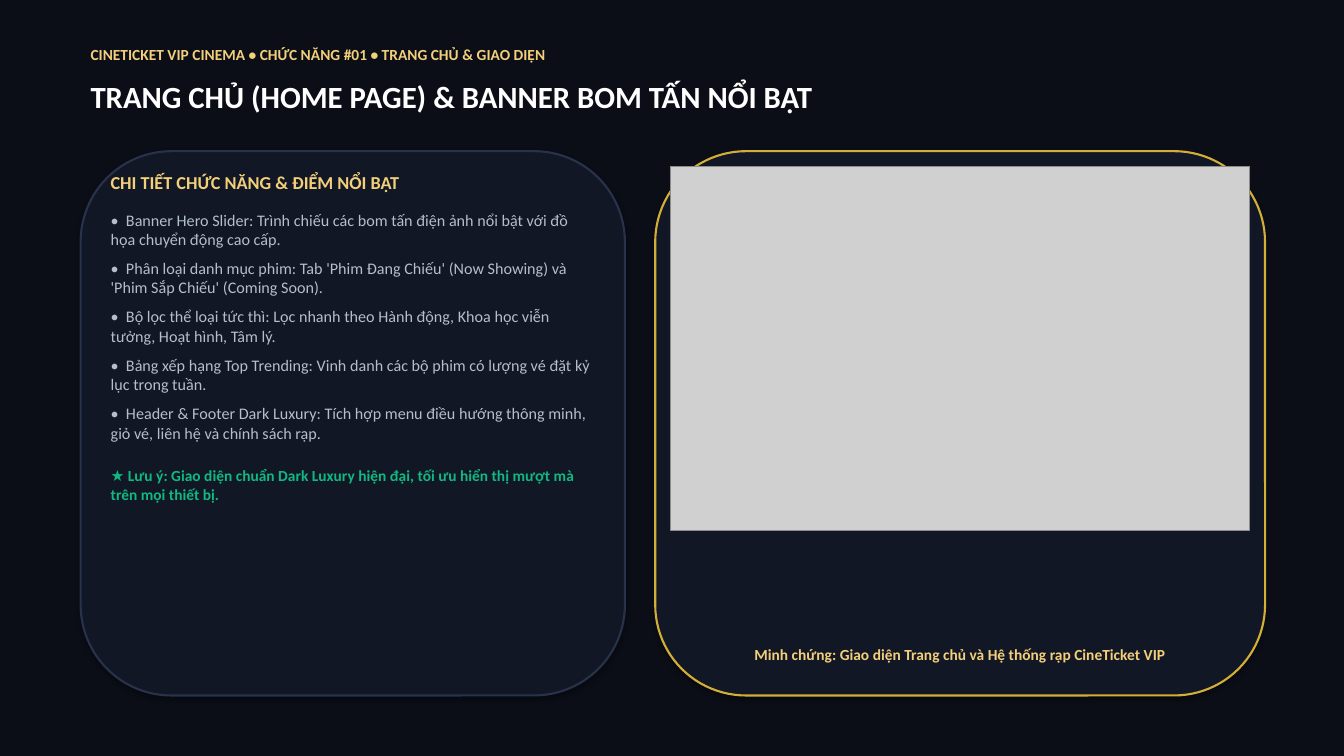
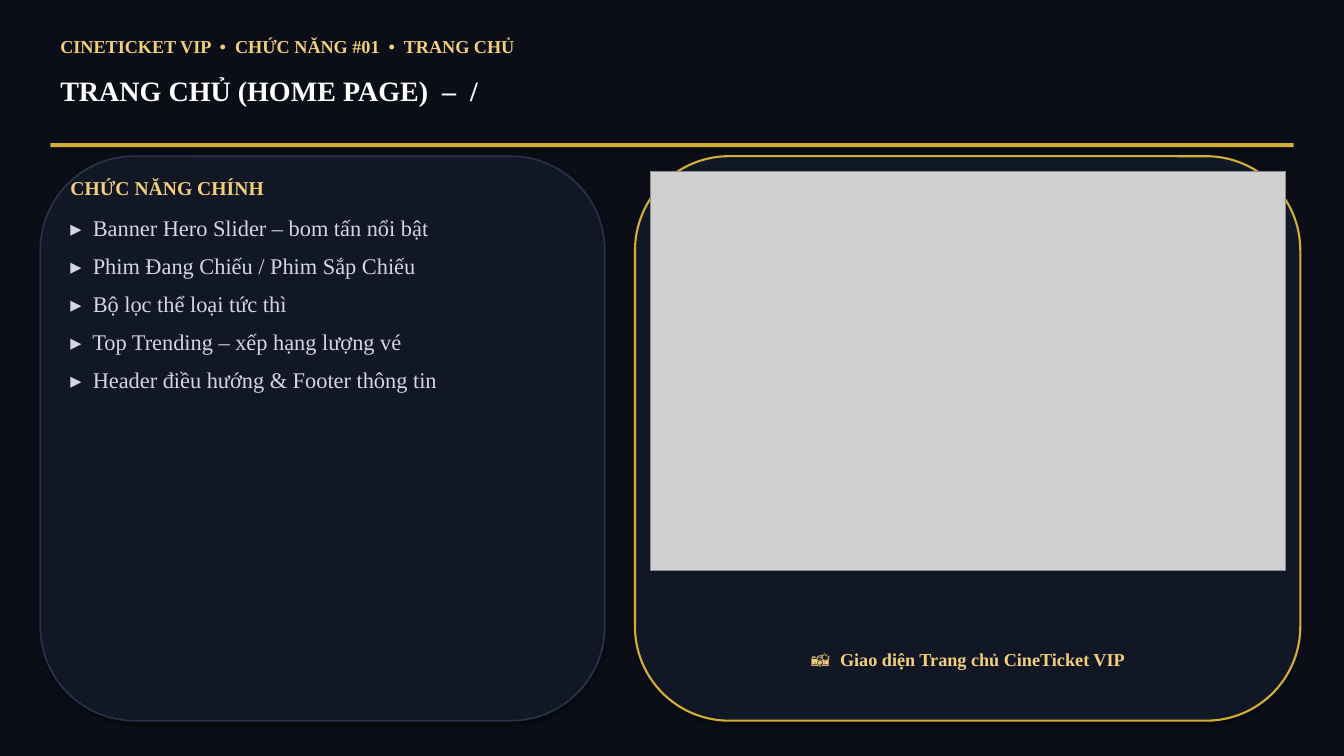
Before and after one commit to hathao109207-oss/hathao, a slide deck: slide 2 of BaoCao_ChucNang_CineTicket.pptx. Drawn at 1344x756 pixels with LibreOffice and Linux fonts; fonts in the diff are those of the drawing; grey boxes stand for pictures. Boxes give left, top, right and bottom in pixels: in the first picture for what was removed or moved away, otherwise in the second. Text is boxed around its words. In the diff, an @@ line names an element or a change of style, - is before the commit and + after.

Commit message:
style(pptx): font Times New Roman 16, noi dung rut gon theo tu khoa

```diff
--- a/BaoCao_ChucNang_CineTicket.pptx
+++ b/BaoCao_ChucNang_CineTicket.pptx
@@ text at (x1=60, y1=39, x2=514, y2=54): text changed; size 11 to 13 pt; font Calibri to Times New Roman @@
-CINETICKET VIP CINEMA • CHỨC NĂNG #01 • TRANG CHỦ & GIAO DIỆN
+CINETICKET VIP • CHỨC NĂNG #01 • TRANG CHỦ
@@ text at (x1=60, y1=80, x2=428, y2=107): text changed; size 22 to 20 pt; font Calibri to Times New Roman @@
-TRANG CHỦ (HOME PAGE) & BANNER BOM TẤN NỔI BẬT
+TRANG CHỦ (HOME PAGE) – /
@@ rectangle added at (x1=50, y1=143, x2=1294, y2=147), fill #D4AF37 @@
@@ rounded rectangle resized from (x1=81, y1=151, x2=625, y2=696) to (x1=40, y1=156, x2=605, y2=721) @@
@@ rounded rectangle at (x1=40, y1=156, x2=605, y2=721): outline #28324B 1.5 pt to #28324B 1.2 pt @@
@@ rounded rectangle resized from (x1=655, y1=151, x2=1265, y2=696) to (x1=635, y1=156, x2=1301, y2=721) @@
@@ picture resized from (x1=670, y1=166, x2=1250, y2=530) to (x1=650, y1=171, x2=1286, y2=571) @@
@@ text at (x1=70, y1=180, x2=437, y2=393): text changed; size 11.5 to 16 pt; font Calibri to Times New Roman; text colour #B4BECD to #D2D7E1 @@
-CHI TIẾT CHỨC NĂNG & ĐIỂM NỔI BẬT
-• Banner Hero Slider: Trình chiếu các bom tấn điện ảnh nổi bật với đồ họa chuyển động cao cấp.
-• Phân loại danh mục phim: Tab 'Phim Đang Chiếu' (Now Showing) và 'Phim Sắp Chiếu' (Coming Soon).
-• Bộ lọc thể loại tức thì: Lọc nhanh theo Hành động, Khoa học viễn tưởng, Hoạt hình, Tâm lý.
-• Bảng xếp hạng Top Trending: Vinh danh các bộ phim có lượng vé đặt kỷ lục trong tuần.
-• Header & Footer Dark Luxury: Tích hợp menu điều hướng thông minh, giỏ vé, liên hệ và chính sách rạp.
-★ Lưu ý: Giao diện chuẩn Dark Luxury hiện đại, tối ưu hiển thị mượt mà trên mọi thiết bị.
+CHỨC NĂNG CHÍNH
+▸ Banner Hero Slider – bom tấn nổi bật
+▸ Phim Đang Chiếu / Phim Sắp Chiếu
+▸ Bộ lọc thể loại tức thì
+▸ Top Trending – xếp hạng lượng vé
+▸ Header điều hướng & Footer thông tin
@@ text at (x1=840, y1=653, x2=1124, y2=670): text changed; size 11 to 13 pt; font Calibri to Times New Roman @@
-Minh chứng: Giao diện Trang chủ và Hệ thống rạp CineTicket VIP
+📸 Giao diện Trang chủ CineTicket VIP
```
Also in this commit, not shown: 15 other slides changed, 1 other file.
